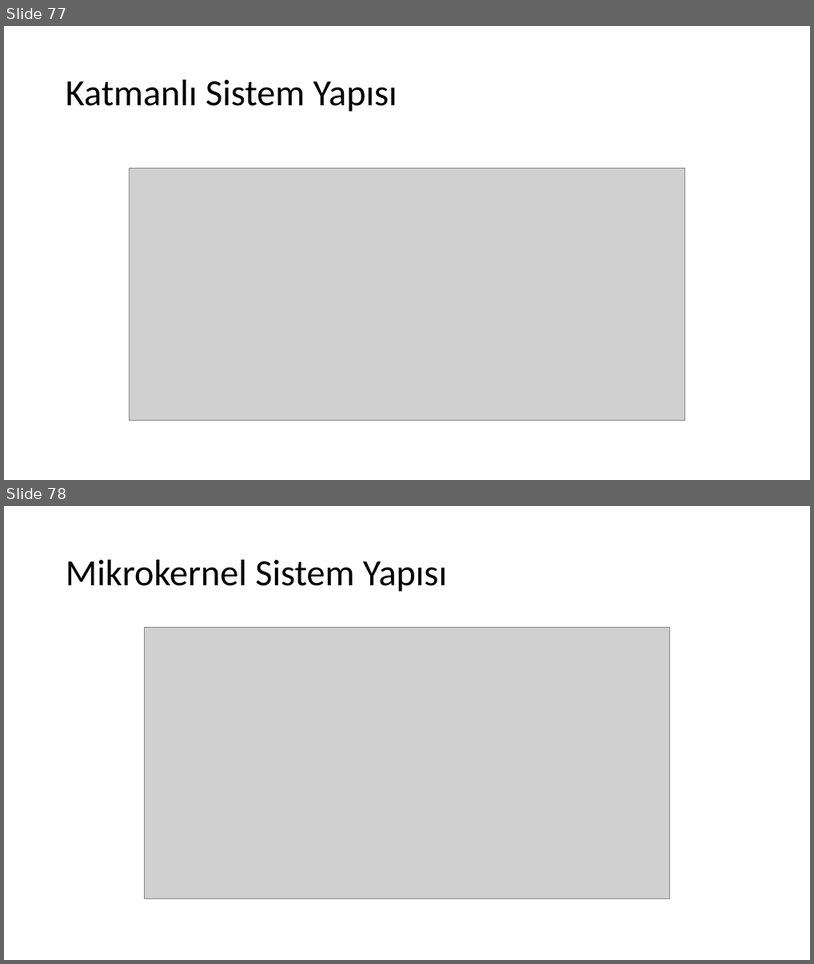
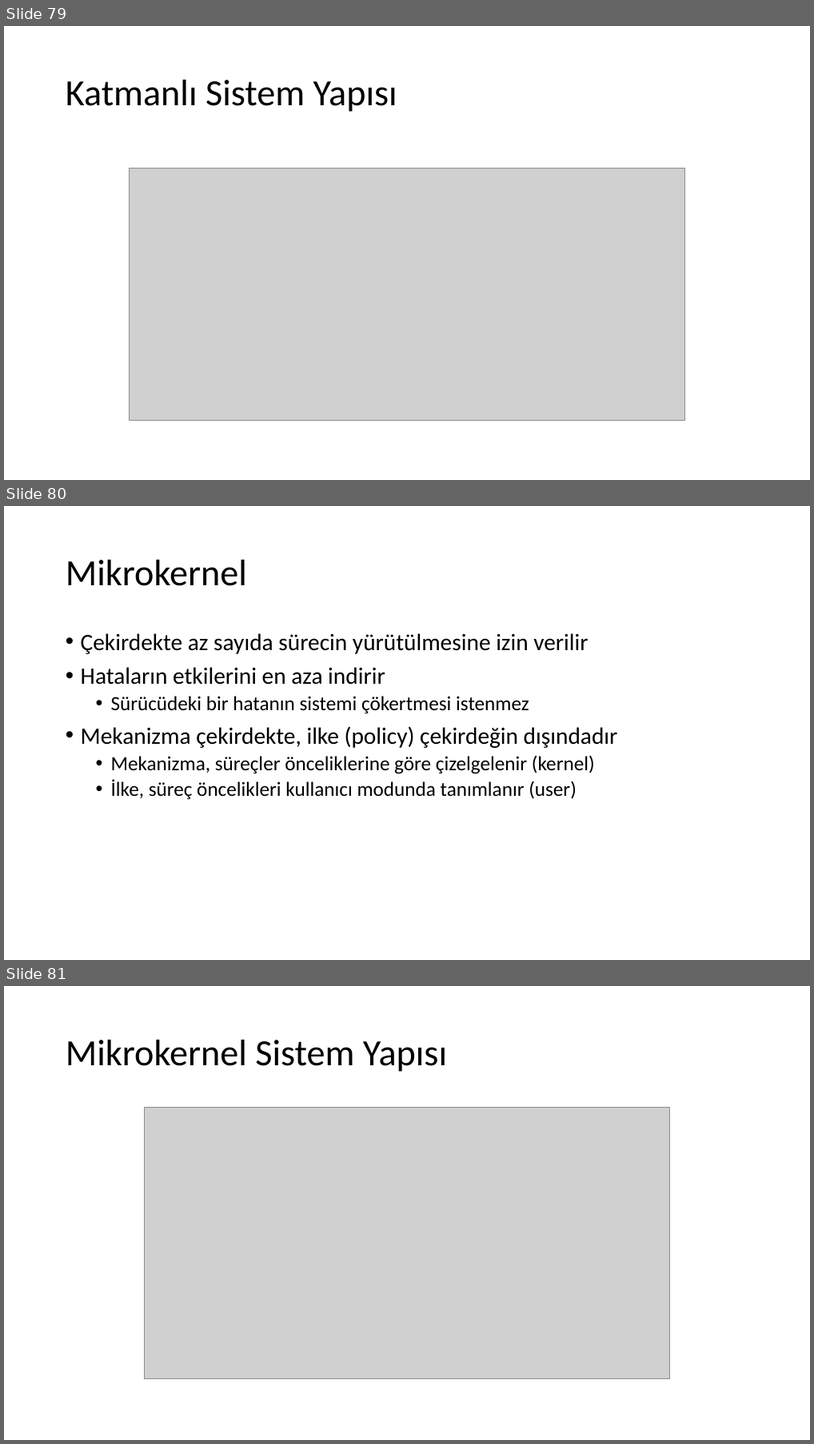
Before and after one commit to sercankulcu/sercankulcu.github.io, a slide deck: assets/teaching/os/1_Bolum_1_Giris.pptx. Shown one above the other, each under a label of ours: slides 77 and 78 before the commit, slides 79, 80 and 81 after it. The pictures are 814x964 and 814x1444 pixels, drawn with LibreOffice and Linux fonts; fonts in the diff are those of the drawing; grey boxes stand for pictures. Boxes give left, top, right and bottom in pixels: in the first picture for what was removed or moved away, otherwise in the second. Text is boxed around its words. In the diff, an @@ line names an element or a change of style, - is before the commit and + after.

```diff
--- a/assets/teaching/os/1_Bolum_1_Giris.pptx
+++ b/assets/teaching/os/1_Bolum_1_Giris.pptx
@@ slide 80 added at (x1=4, y1=506, x2=810, y2=960), background #FFFFFF @@
@@ title added at (x1=66, y1=560, x2=247, y2=586), 44 pt, text #000000 @@
+Mikrokernel
@@ text added at (x1=81, y1=633, x2=618, y2=800), 24 pt, text #000000 @@
+• Çekirdekte az sayıda sürecin yürütülmesine izin verilir
+• Hataların etkilerini en aza indirir
+  • Sürücüdeki bir hatanın sistemi çökertmesi istenmez
+• Mekanizma çekirdekte, ilke (policy) çekirdeğin dışındadır
+  • Mekanizma, süreçler önceliklerine göre çizelgelenir (kernel)
+  • İlke, süreç öncelikleri kullanıcı modunda tanımlanır (user)
@@ what was slide 77 is now slide 79 @@
@@ what was slide 78 is now slide 81 @@
```
Also in this commit, not shown: 7 slides changed, 2 other slides added, 3 other files.
